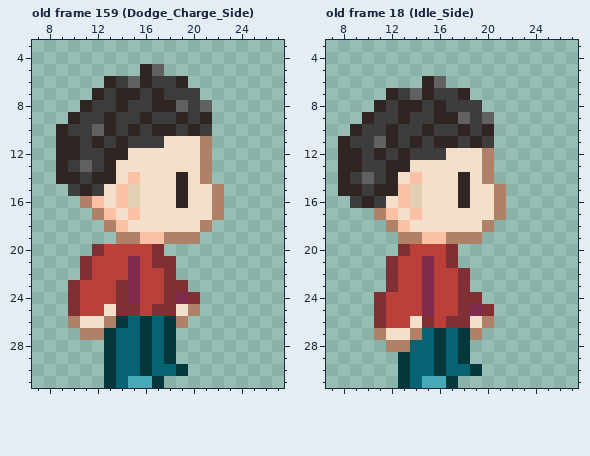
File history of a pixel-art file, assets/lj26b/characters/player/playerCharacter.aseprite. That is the earlier state.
32x32 pixels, 168 frames. Colours within 5 levels of each other are drawn and written as one. Shown: old frame 159 (Dodge_Charge_Side): x 7..27, y 3..31; old frame 18 (Idle_Side): x 7..27, y 3..31. The commit also changed other frames, which this record leaves out.
New version:
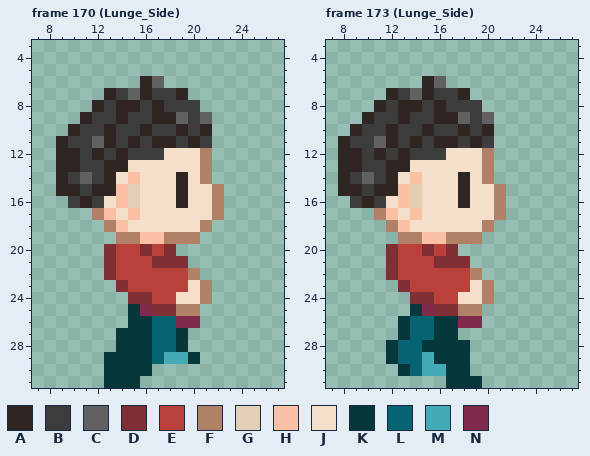
Palette (. is transparent): A #2f2522  B #3d3d3d  C #626161  D #802f35  E #b9413a  F #b08067  G #e3cfb4  H #fbc1a5  J #f4dfcb  K #05373b  L #066372  M #43aab6  N #802a4d
A new or re-ordered frame is compared with the old frame closest to it.
From old to new:
frames 168 -> 173
Changed rows in their new state; - is an unchanged pixel.
Frame 170 (Lunge_Side) is new; against old frame 159 (Dodge_Charge_Side), layers "Layer 3", "Layer 2":
first column x 9:
 5 -------..----
 6 ----...-C..--
 7 ---.ABCAB-A.-
 8 --.A--A--BB-.
 9 -.A-BA-BAAC-C
10 .A-B--BABBABA
11 -B-CABA-AABAB
12 ---AB-BBB----
13 -AB--A-------
14 -BCB---------
15 AABAA--------
16 -BAB---------
first column x 10:
20 --.D--DED---
21 -..D-E---D--
22 -..D-E--EEF-
23 ....-E--EEJF
24 .....DD-EJJF
25 .....KN--F--
26 .....K--LNN-
27 -...KK--LK--
28 ---.KK--LK--
29 ----KK--MMK-
30 ----KK-...--
31 ----KK..----
Frame 173 (Lunge_Side) is new; against old frame 18 (Idle_Side), layer "Layer 2":
first column x 11:
20 -DE-D-----
21 ----ED-D--
22 ----E--EF-
23 -.D-E--EJF
24 ...DD--JJF
25 ...K-DDFF.
26 ..KLLKKNN.
27 ..KL--K..-
28 -KL-K-K---
29 -KL-M-K---
30 ----MMKK.-
31 --....-KK-
Where, in picture pixels (left, top, right, bottom), the same in both pictures:
changed: (56, 64, 212, 388)
changed: (374, 244, 494, 388)
